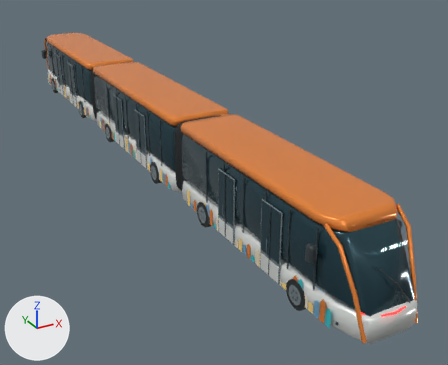
The Blender file assets/blender/art.blend as it was, and as the next commit left it.
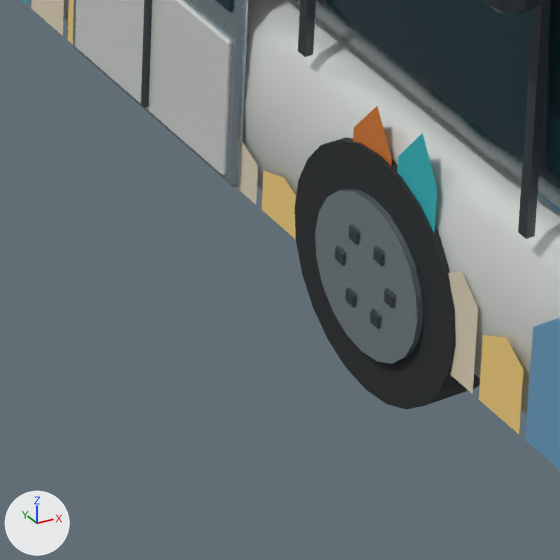
The first picture shows the older version from a 50 mm lens placed at (-10.6, -36.7, 10.9), pointed at (2.3, -13.2, -0.9). The close-ups show the older and then the newer version on the part from 56% to 71% of the width and 72% to 90% of the height of that picture. Only the edits that show in the close-ups are written down. Arrows for +X, +Y and +Z are at lower left; the lights stay in place.

Objects in the first close-up: 'section_rear_blue', 'section_rear_dark', 'section_rear_door_left_0_pearl', 'section_rear_door_left_0_steel', 'section_rear_glass', 'section_rear_orange', 'section_rear_pearl', 'section_rear_sand', 'section_rear_steel', 'section_rear_teal', 'section_rear_wheel_left_0', 'section_rear_yellow' and 2 more.
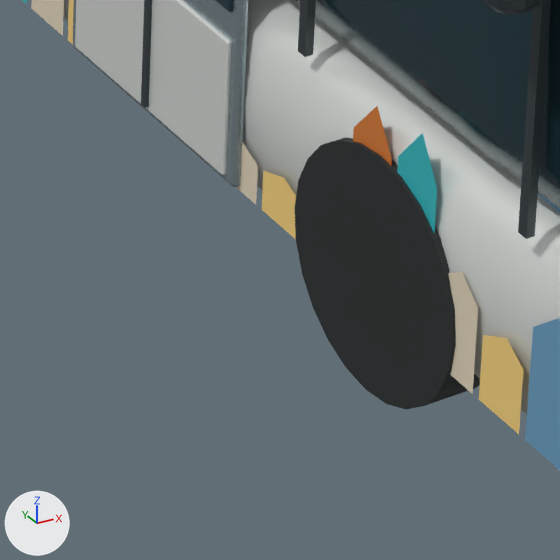
Location of each change, (x1, y1, x2, y2) in pixels of the close-ups (560 x 560 px; the box of a moved part takes in the faces that stretch with it):
'section_rear_steel', reshaped (not visible afterwards)
    before: (315, 188, 423, 364)
'section_rear_dark', reshaped
    before: (298, 0, 551, 329)
    after: (298, 0, 551, 239)
part 1 of me_cube_157, moved or reshaped (not visible afterwards)
    before: (335, 246, 346, 265)
part 2 of me_cube_157, moved or reshaped (not visible afterwards)
    before: (349, 225, 359, 245)
part 3 of me_cube_157, moved or reshaped (not visible afterwards)
    before: (373, 246, 384, 266)
part 4 of me_cube_157, moved or reshaped (not visible afterwards)
    before: (384, 289, 395, 308)
part 5 of me_cube_157, moved or reshaped (not visible afterwards)
    before: (370, 309, 381, 329)
part 6 of me_cube_157, moved or reshaped (not visible afterwards)
    before: (345, 288, 356, 307)

The edits, one by one:
me_cube_157 has 2712 vertices, 2734 faces and spans x -1.64..1.64, y -5.63..4.8, z -0.23..2.53.
me_cube_157 is used by ob_section_rear_dark; parent ob_section_rear; location (0.0, 0.0, 0.56).
me_cube_157 part 1: the loose piece of 96 vertices spanning x -1.38..-1.36, y -2.88..-2.82, z -0.1..-0.04 is moved by (0.16, 0.0, 0.0).
me_cube_157 part 2: the loose piece of 96 vertices spanning x -1.38..-1.36, y -2.95..-2.9, z 0.03..0.09 is moved by (0.16, 0.0, 0.0).
me_cube_157 part 3: the loose piece of 96 vertices spanning x -1.38..-1.36, y -3.1..-3.05, z 0.03..0.09 is moved by (0.16, 0.0, 0.0).
me_cube_157 part 4: the loose piece of 96 vertices spanning x -1.38..-1.36, y -3.18..-3.12, z -0.1..-0.04 is moved by (0.16, 0.0, 0.0).
me_cube_157 part 5: the loose piece of 96 vertices spanning x -1.38..-1.36, y -3.1..-3.05, z -0.23..-0.17 is moved by (0.16, 0.0, 0.0).
me_cube_157 part 6: the loose piece of 96 vertices spanning x -1.38..-1.36, y -2.95..-2.9, z -0.23..-0.17 is moved by (0.16, 0.0, 0.0).
me_passenger_handrail_004 is used by ob_section_rear_steel; parent ob_section_rear; location (0.0, 0.0, 0.0).
me_passenger_handrail_004 had 192 vertices, 104 faces and spanned x -1.37..1.37, y -4.0..4.0, z 0.18..2.85.
me_passenger_handrail_004 now has 192 vertices, 104 faces and spans x -1.21..1.21, y -4.0..4.0, z 0.18..2.85.
me_passenger_handrail_004 part 7: the loose piece of 40 vertices spanning x -1.37..-1.34, y -3.31..-2.69, z 0.18..0.8 is moved by (0.15, 0.0, 0.0).
Other edits to the shape of me_passenger_handrail_004 do not show in these pictures.
